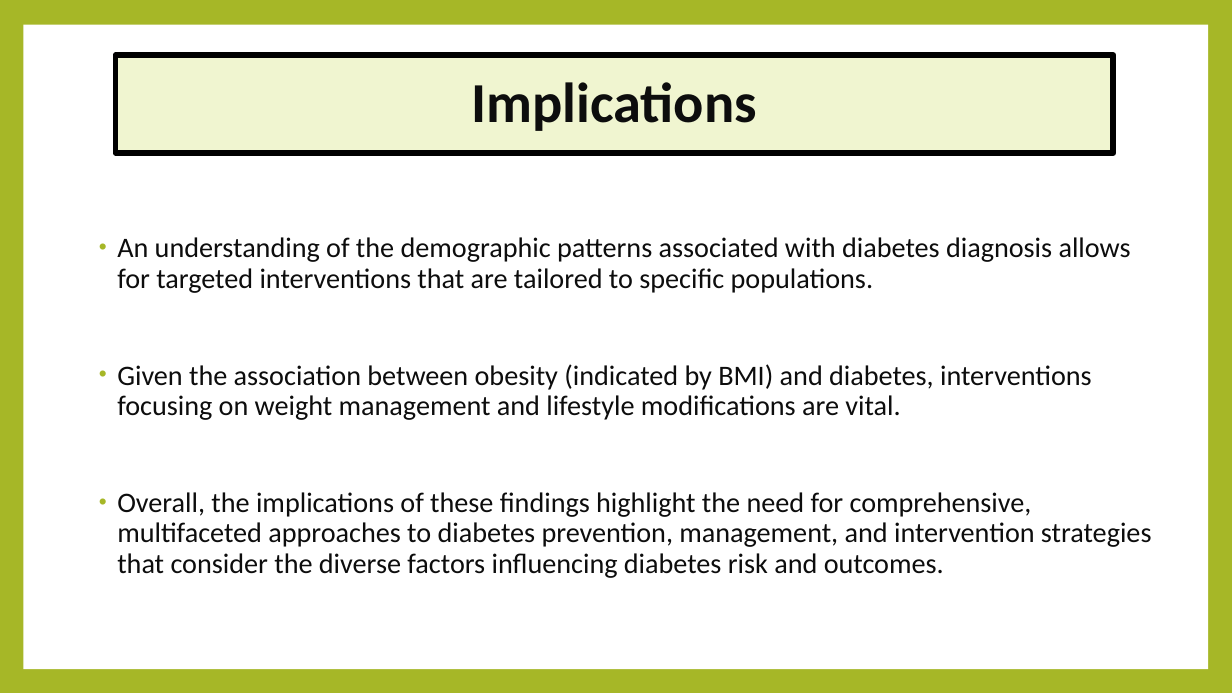
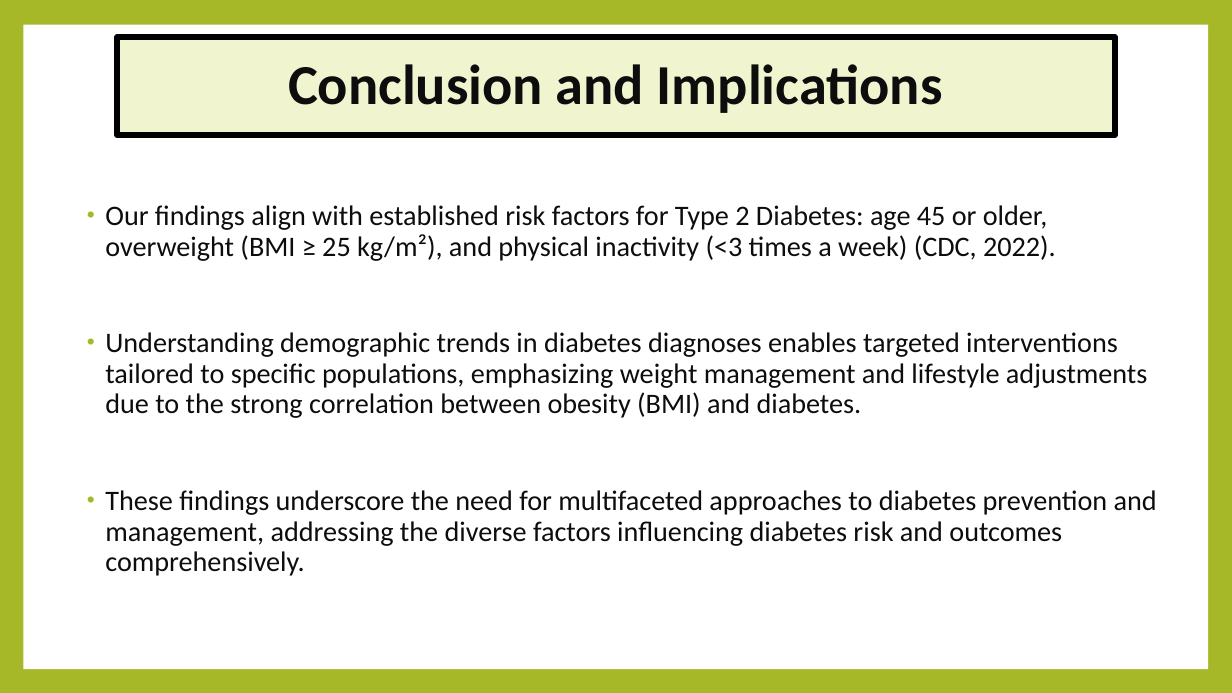
Before and after one commit to K01t0N/project-1, a slide deck: slide 11 of Exploring Potential Contributing Factors to Diabetes.pptx (slide 12 before the commit). Drawn at 1232x693 pixels with LibreOffice and Linux fonts; fonts in the diff are those of the drawing. Boxes give left, top, right and bottom in pixels: in the first picture for what was removed or moved away, otherwise in the second. Text is boxed around its words. In the diff, an @@ line names an element or a change of style, - is before the commit and + after.

```diff
--- a/Exploring Potential Contributing Factors to Diabetes.pptx
+++ b/Exploring Potential Contributing Factors to Diabetes.pptx
@@ title "Conclusion and Implications": place and size @@
-title "Conclusion and Implications" at [116,55,1114,153]
+title "Conclusion and Implications" at [117,37,1116,135]
@@ title at [288,64,943,113]: text changed @@
-Implications
+Conclusion and Implications
@@ text at [105,205,1157,576]: text changed @@
-• An understanding of the demographic patterns associated with diabetes diagnosis allows for targeted interventions that are tailored to specific populations.
-• Given the association between obesity (indicated by BMI) and diabetes, interventions focusing on weight management and lifestyle modifications are vital.
-• Overall, the implications of these findings highlight the need for comprehensive, multifaceted approaches to diabetes prevention, management, and intervention strategies that consider the diverse factors influencing diabetes risk and outcomes.
+• Our findings align with established risk factors for Type 2 Diabetes: age 45 or older, overweight (BMI ≥ 25 kg/m²), and physical inactivity (<3 times a week) (CDC, 2022).
+• Understanding demographic trends in diabetes diagnoses enables targeted interventions tailored to specific populations, emphasizing weight management and lifestyle adjustments due to the strong correlation between obesity (BMI) and diabetes.
+• These findings underscore the need for multifaceted approaches to diabetes prevention and management, addressing the diverse factors influencing diabetes risk and outcomes comprehensively.
```
Also in this commit, not shown: 11 other slides changed, 2 slides removed.
